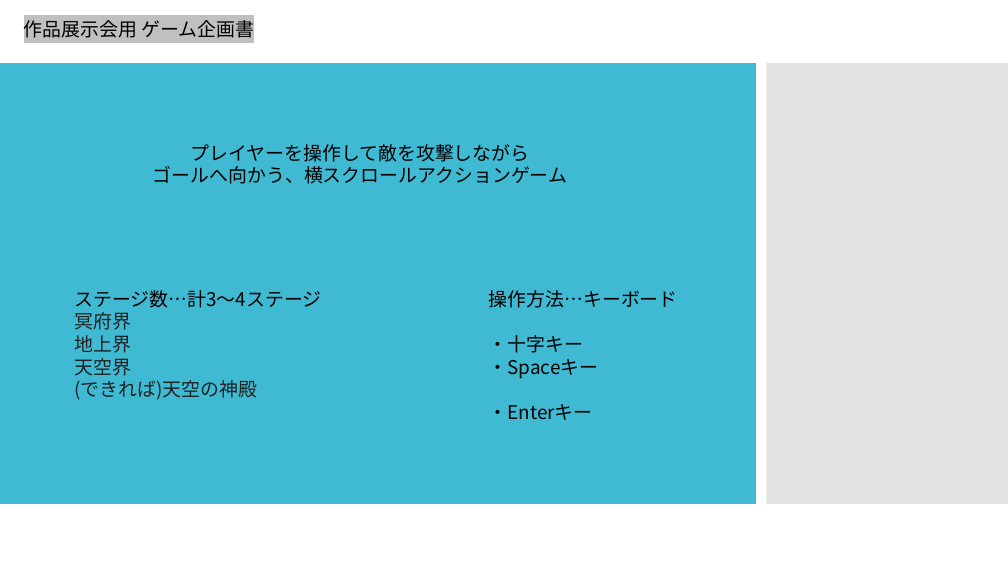
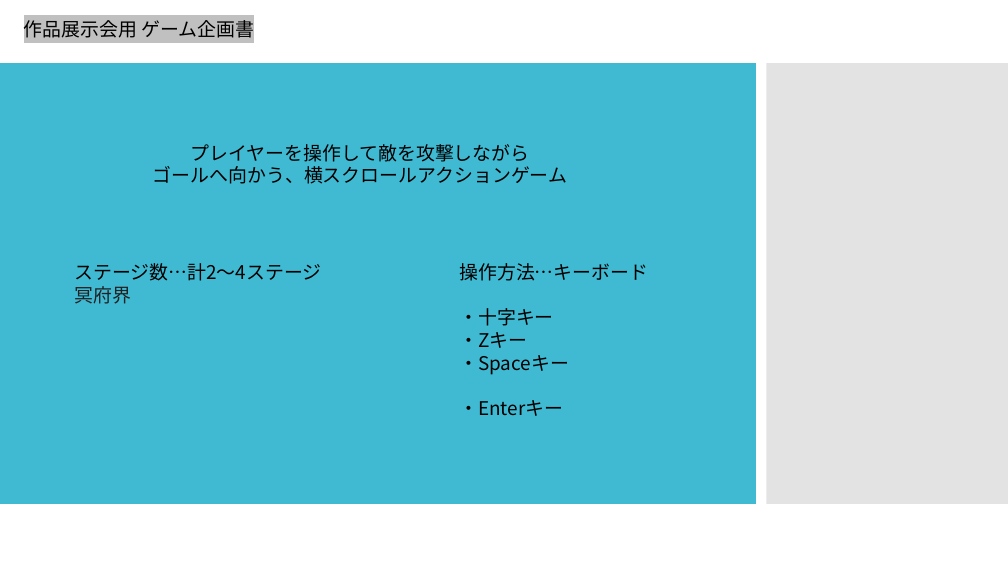
Before and after one commit to kakisawa/PalutenaGame, a slide deck: slide 2 of 作品展示会用.pptx. Drawn at 1008x567 pixels with LibreOffice and Linux fonts; fonts in the diff are those of the drawing. Boxes give left, top, right and bottom in pixels: in the first picture for what was removed or moved away, otherwise in the second. Text is boxed around its words. In the diff, an @@ line names an element or a change of style, - is before the commit and + after.

```diff
--- a/作品展示会用.pptx
+++ b/作品展示会用.pptx
@@ text "ステージ数…計2～4ステージ": place and size @@
-text "ステージ数…計2～4ステージ" at (75, 290, 322, 400)
+text "ステージ数…計2～4ステージ" at (75, 263, 322, 304)
@@ text at (75, 263, 322, 281): text changed @@
-ステージ数…計3～4ステージ
+ステージ数…計2～4ステージ
@@ text "操作方法…キーボード": place and size @@
-text "操作方法…キーボード" at (489, 290, 678, 420)
+text "操作方法…キーボード" at (459, 263, 648, 416)
@@ text at (75, 335, 258, 400): paragraphs removed @@
-地上界
-天空界
-(できれば)天空の神殿
@@ text at (459, 332, 527, 348): paragraph added @@
+・Zキー
```
Also in this commit, not shown: 4 other slides changed, 2 other files.
